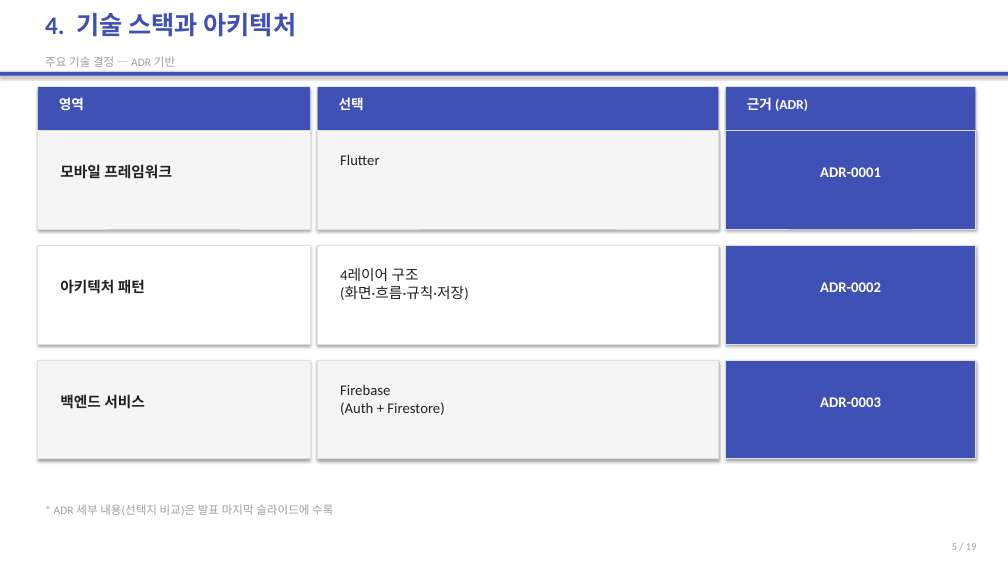
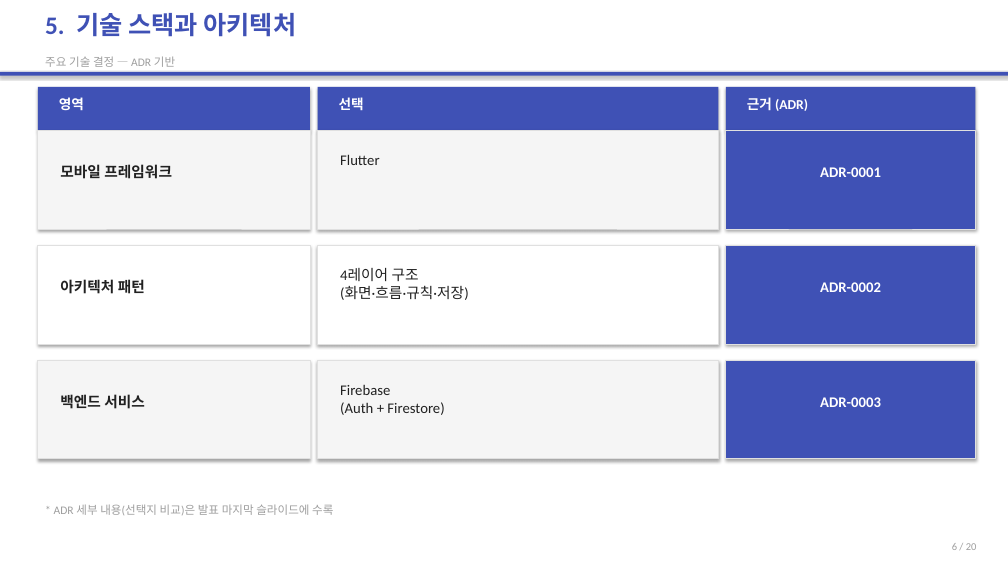
Before and after one commit to 2022136020/project_c, a slide deck: slide 6 of portfolio-tracker/presentation/portfolio-tracker-final.pptx (slide 5 before the commit). Drawn at 1008x567 pixels with LibreOffice and Linux fonts; fonts in the diff are those of the drawing. Boxes give left, top, right and bottom in pixels: in the first picture for what was removed or moved away, otherwise in the second. Text is boxed around its words. In the diff, an @@ line names an element or a change of style, - is before the commit and + after.

```diff
--- a/portfolio-tracker/presentation/portfolio-tracker-final.pptx
+++ b/portfolio-tracker/presentation/portfolio-tracker-final.pptx
@@ text at [45,13,297,37]: text changed @@
-4. 기술 스택과 아키텍처
+5. 기술 스택과 아키텍처
@@ text at [952,543,977,550]: text changed @@
-5 / 19
+6 / 20
```
Also in this commit, not shown: 17 other slides changed, 1 slide added, 22 other files.
